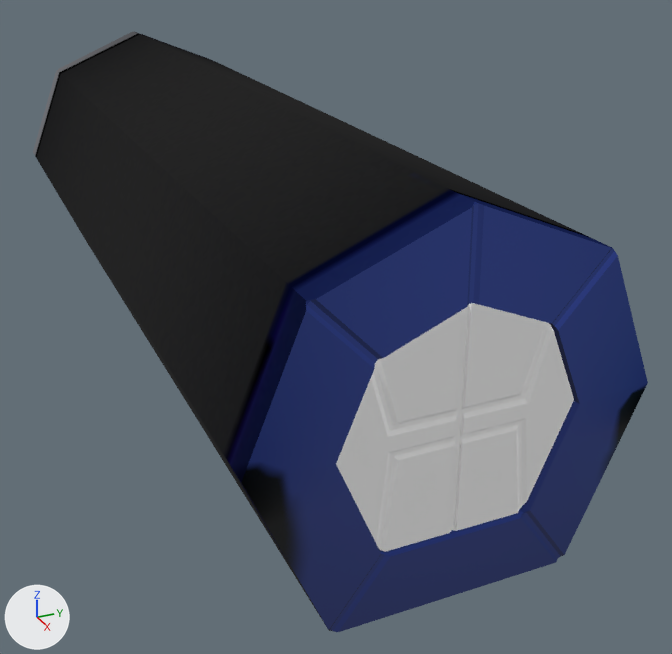
One commit to the glTF model models/timetunnel1-outside.glb: the scene before it, then after it.
Camera for both pictures: a 50 mm lens placed at (31.42, 14.39, 7.8), pointed at (15.73, 21.45, -0.04). Arrows for +X, +Y and +Z are at lower left; the lights stay in place. Where no turn or scale is listed for an object, it has been applied to the vertices. Vertices at the same position are counted once.

In view in the first picture: 'Time Tunnel.door.exit.bottom', 'Time Tunnel.door.exit.left', 'Time Tunnel.door.exit.right', 'Time Tunnel.door.exit.top', 'Time Tunnel.outside'.
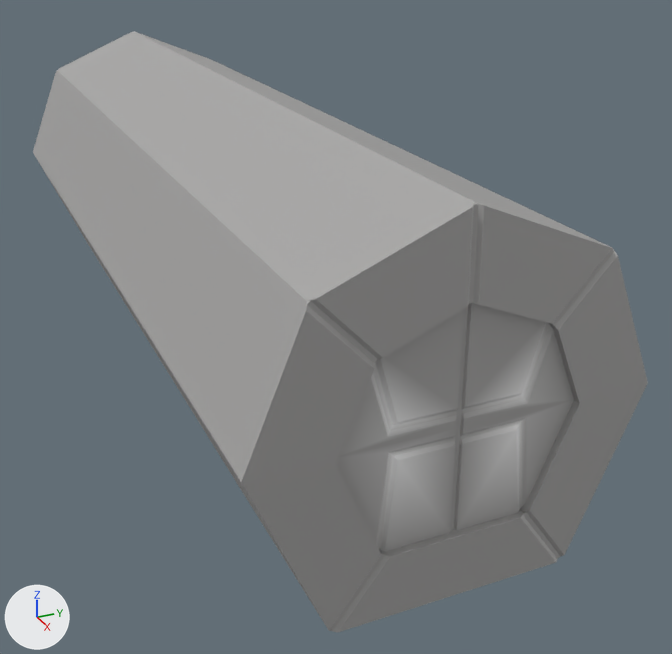
Pixel boxes (x1, y1, x2, y2) of what changed, in the pictures (672 x 654 px):
'Time Tunnel.outside', recoloured: (33, 31, 648, 632) in both
'Time Tunnel.door.exit.top', recoloured: (373, 303, 550, 430) in both
'Time Tunnel.door.exit.bottom', recoloured: (378, 421, 522, 552) in both
'Time Tunnel.door.exit.left', recoloured: (336, 373, 459, 546) in both
'Time Tunnel.door.exit.right', recoloured: (458, 326, 574, 506) in both

Diff of the bpy script that builds the scene:
```diff
--- a/models/timetunnel1-outside.glb.py
+++ b/models/timetunnel1-outside.glb.py
@@ mat_material_timetunnel_door_light @@
 n0 = _N.new('ShaderNodeBsdfPrincipled'); n0.name = 'Principled BSDF'
-n0.inputs[0].default_value = (1.0, 1.0, 1.0, 1.0)  # 'Base Color', white #ffffff
 n1 = _N.new('ShaderNodeOutputMaterial'); n1.name = 'Material Output'
+n2 = _N.new('ShaderNodeVertexColor'); n2.name = 'Color Attribute'
 _L.new(n0.outputs[0], n1.inputs[0])  # 'BSDF' to 'Surface'
+_L.new(n2.outputs[0], n0.inputs[0])  # 'Color' to 'Base Color'
@@ mat_material_timetunnel_outside_light @@
+mat_material_timetunnel_outside_light = bpy.data.materials.new('Material.timetunnel.outside.light')
+mat_material_timetunnel_outside_light.use_nodes = True; mat_material_timetunnel_outside_light.node_tree.nodes.clear()
+_N = mat_material_timetunnel_outside_light.node_tree.nodes; _L = mat_material_timetunnel_outside_light.node_tree.links
+n0 = _N.new('ShaderNodeBsdfPrincipled'); n0.name = 'Principled BSDF'
+n1 = _N.new('ShaderNodeOutputMaterial'); n1.name = 'Material Output'
+n2 = _N.new('ShaderNodeVertexColor'); n2.name = 'Color Attribute'
+_L.new(n0.outputs[0], n1.inputs[0])  # 'BSDF' to 'Surface'
+_L.new(n2.outputs[0], n0.inputs[0])  # 'Color' to 'Base Color'
@@ me_icosphere_021 @@
 me_icosphere_021.from_pydata(...)  # 224 vertices, 336 faces; spans x -8.6..8.6, y -3.0..3.0, z -0.9..4.7
 # used by ob_time_tunnel_outside; location = (14.18, 20.08, -0.04)
-me_icosphere_021.materials.append(mat_material_timetunnel_outside_baked)
+# me_icosphere_021 part 1: vertex colours changed
+me_icosphere_021.materials.append(mat_material_timetunnel_outside_light)
@@ me_icosphere_019 @@
 me_icosphere_019.from_pydata(...)  # 48 vertices, 90 faces; spans x 8.11..8.46, y 0.0..1.79, z 0.15..2.91
 # used by ob_time_tunnel_door_exit_right; location = (14.18, 20.08, -0.04)
+# me_icosphere_019 part 2: vertex colours changed
 me_icosphere_019.materials.append(mat_material_timetunnel_door_light)
@@ me_icosphere_020 @@
 me_icosphere_020.from_pydata(...)  # 72 vertices, 124 faces; spans x 8.11..8.46, y -1.29..1.29, z 1.89..3.49
 # used by ob_time_tunnel_door_exit_top; location = (14.18, 20.08, -0.04)
+# me_icosphere_020 part 3: vertex colours changed
 me_icosphere_020.materials.append(mat_material_timetunnel_door_light)
```
